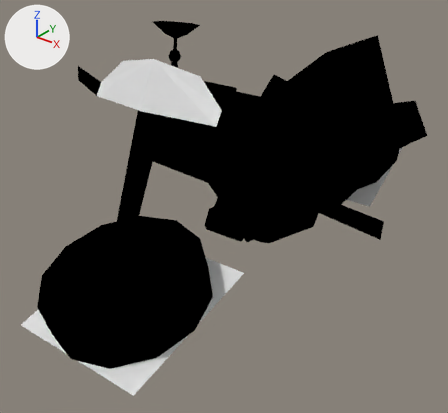
The Blender file assets/meshes/vehicles/bike.blend as it was, and as the next commit left it.
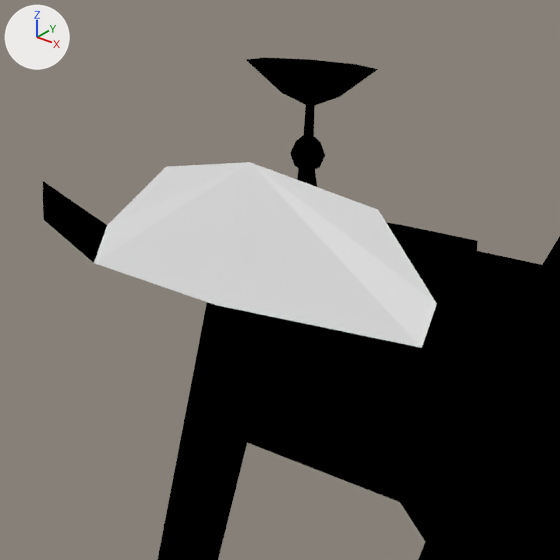
Each version appears first whole from a 50 mm camera at (1.351, -1.951, 1.274) aimed at (-0.018, -0.239, 0.213), and next in a close-up on the part from 14% to 60% of the width and 0% to 49% of the height. The lights are fixed; the arrows at upper left show +X, +Y and +Z. The first two pictures are the older version.

In view in the first close-up: 'dish', 'hoverbike', 'hoverbike_handles', 'scanner_upgrade' and 2 more.
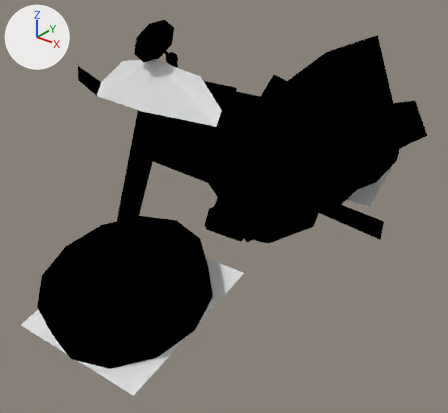
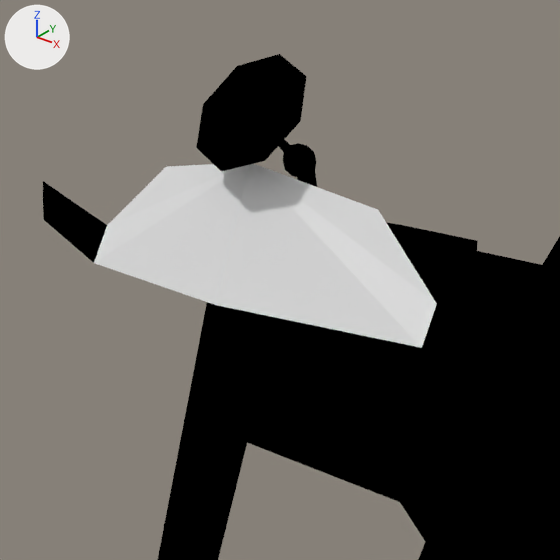
Boxes [x1, y1, x2, y2] around the edits, measured in the close-ups (560 x 560 px):
'dish', turned
    before: [247, 58, 378, 170]
    after: [196, 54, 316, 178]

What the commit changed:
Object 'dish' (ob_dish) turns from (5.4, 0, 0) to (61, 0, 0) degrees about x, y and z.
